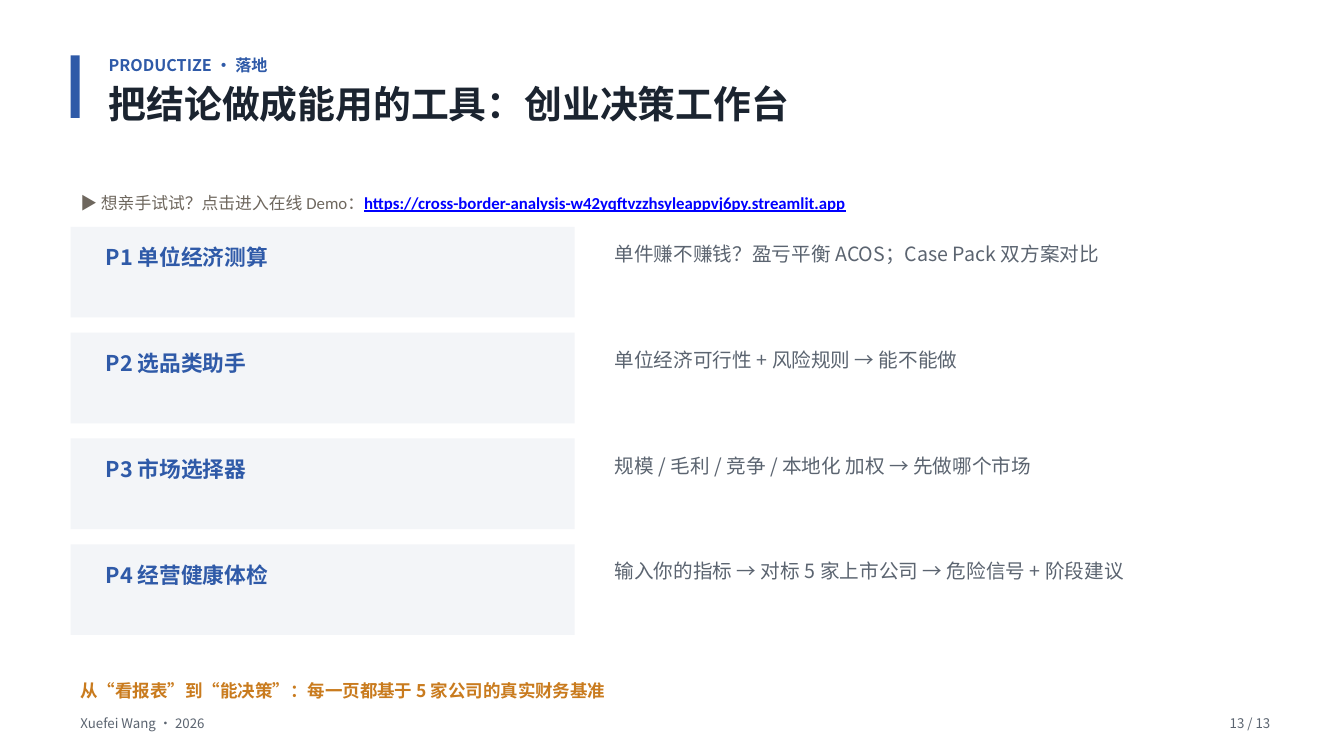
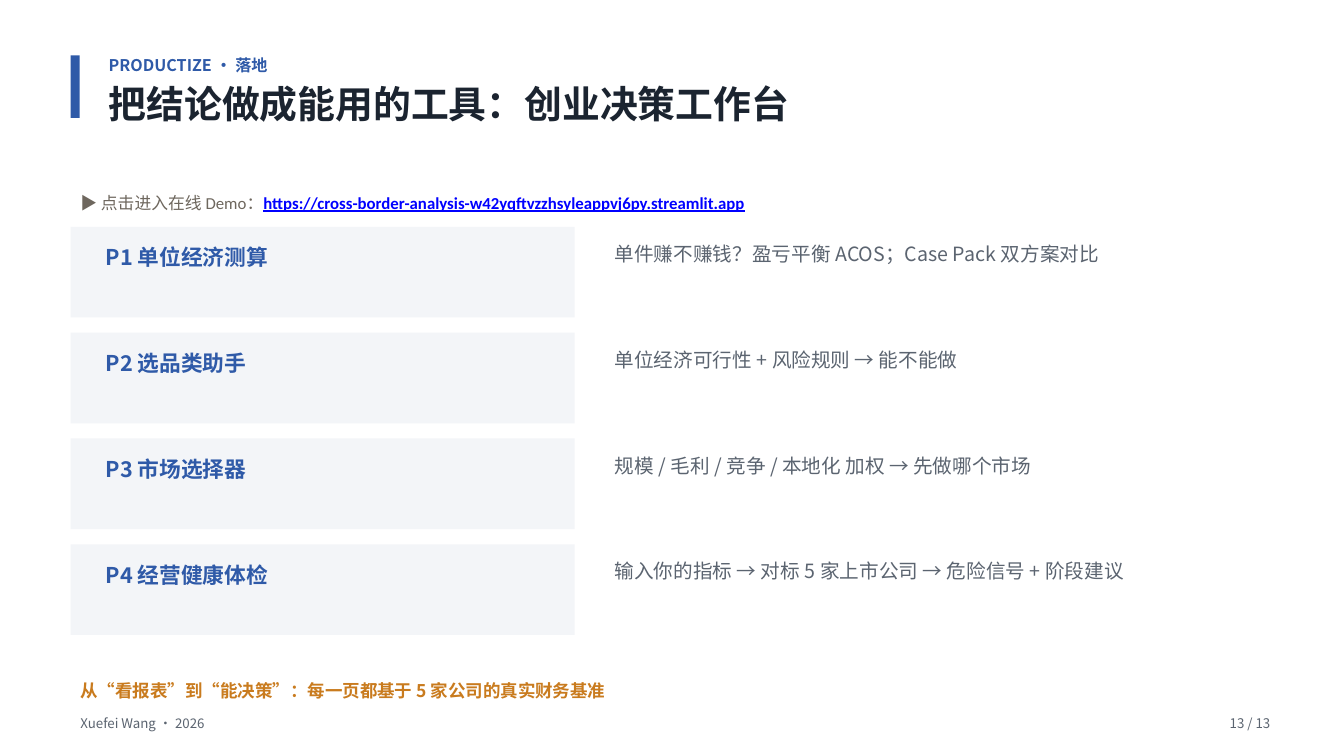
Before and after one commit to Ashely-sudo/cross-border-analysis, a slide deck: slide 13 of cross-border-story-v2.pptx. Drawn at 1344x756 pixels with LibreOffice and Linux fonts; fonts in the diff are those of the drawing. Boxes give left, top, right and bottom in pixels: in the first picture for what was removed or moved away, otherwise in the second. Text is boxed around its words. In the diff, an @@ line names an element or a change of style, - is before the commit and + after.

```diff
--- a/cross-border-story-v2.pptx
+++ b/cross-border-story-v2.pptx
@@ text at <box>101,195,745,212</box>: text changed @@
-▶ 想亲手试试？点击进入在线 Demo：https://cross-border-analysis-w42yqftvzzhsyleappvj6py.streamlit.app
+▶ 点击进入在线 Demo：https://cross-border-analysis-w42yqftvzzhsyleappvj6py.streamlit.app
```
Also in this commit, not shown: 3 other files.
